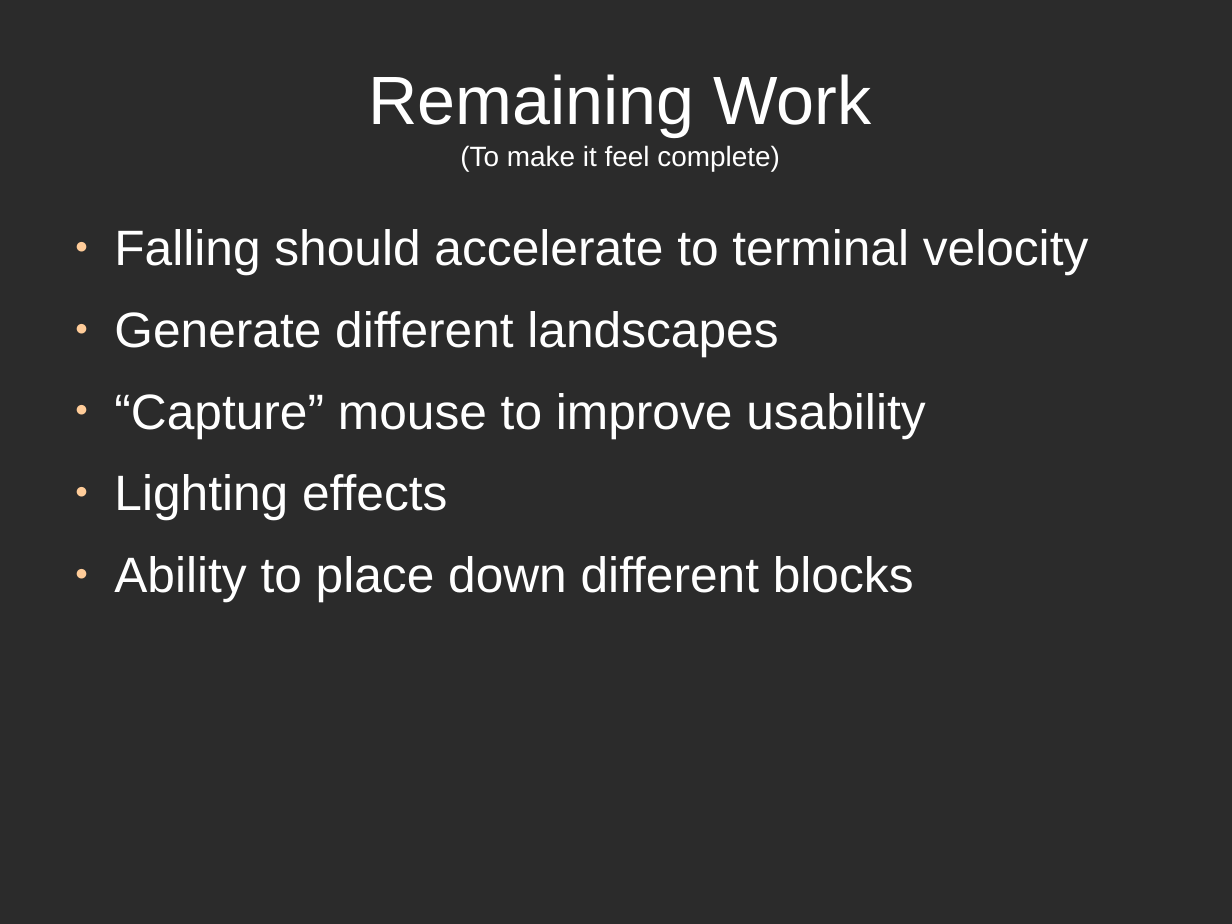
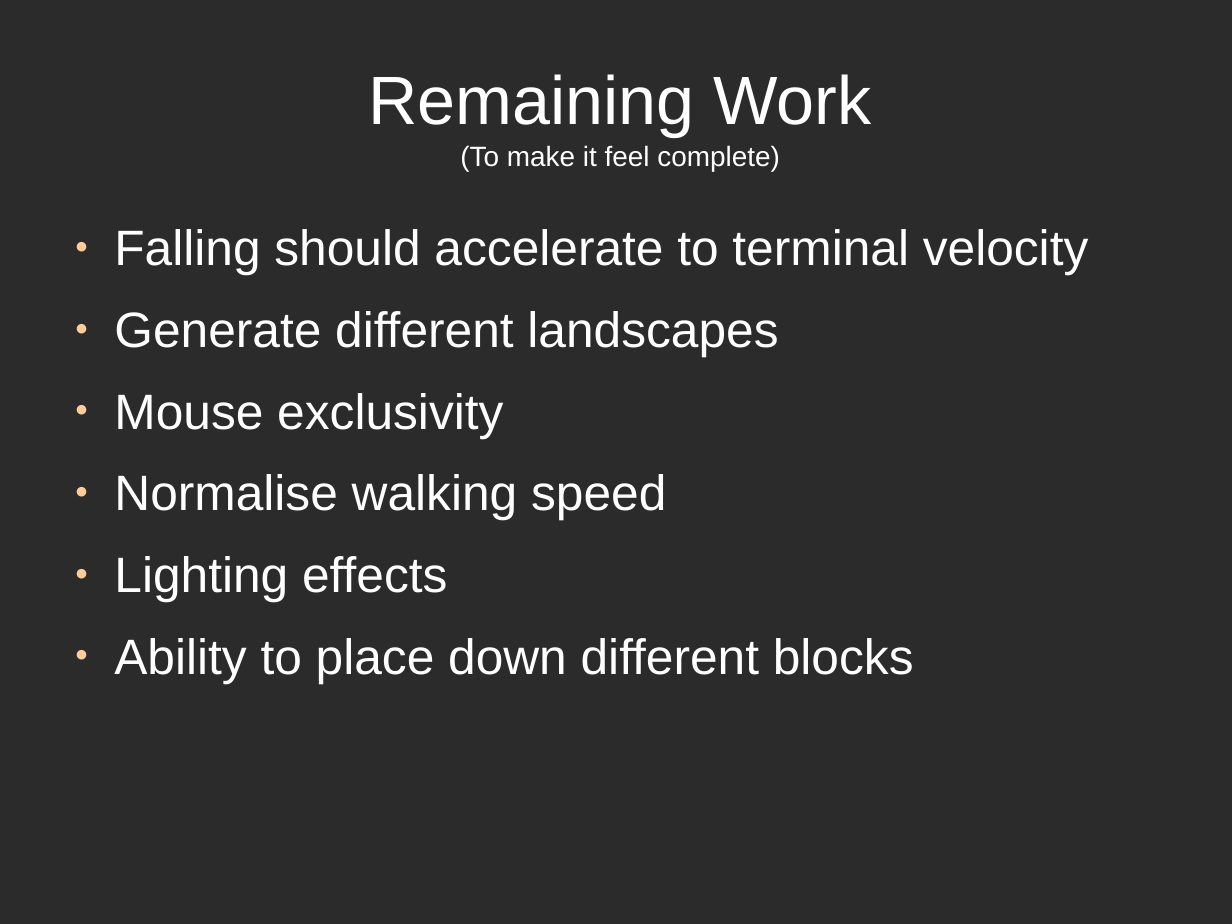
Before and after one commit to mjmusante/CS532, a slide deck: slide 13 of MusanteMark-CS532-Project.odp (slide 11 before the commit). Drawn at 1232x924 pixels with LibreOffice and Linux fonts; fonts in the diff are those of the drawing; background and template pictures are left out; a plain dark background stands for a picture behind light text. Boxes give left, top, right and bottom in pixels: in the first picture for what was removed or moved away, otherwise in the second. Text is boxed around its words. In the diff, an @@ line names an element or a change of style, - is before the commit and + after.

```diff
--- a/MusanteMark-CS532-Project.odp
+++ b/MusanteMark-CS532-Project.odp
@@ text at box(114, 393, 666, 520): text changed @@
-● “Capture” mouse to improve usability
+● Mouse exclusivity
+● Normalise walking speed
```
Also in this commit, not shown: 2 other slides changed, 2 slides added, 1 other file.
